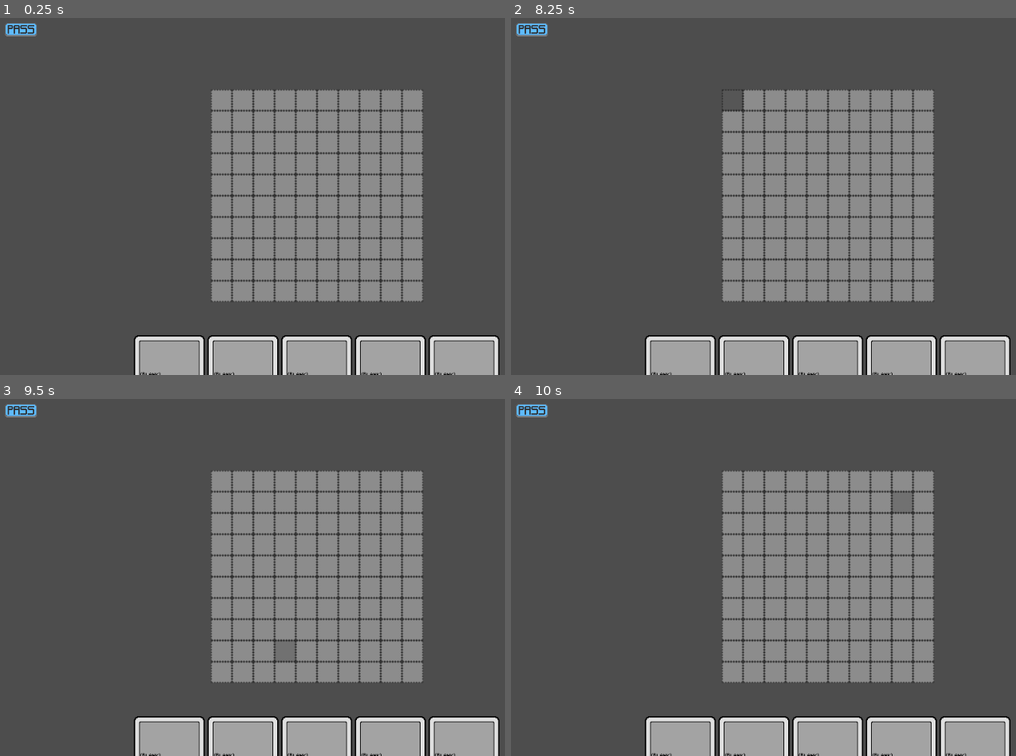
Above: before the commit, frames 1-4 (two rows, left to right).
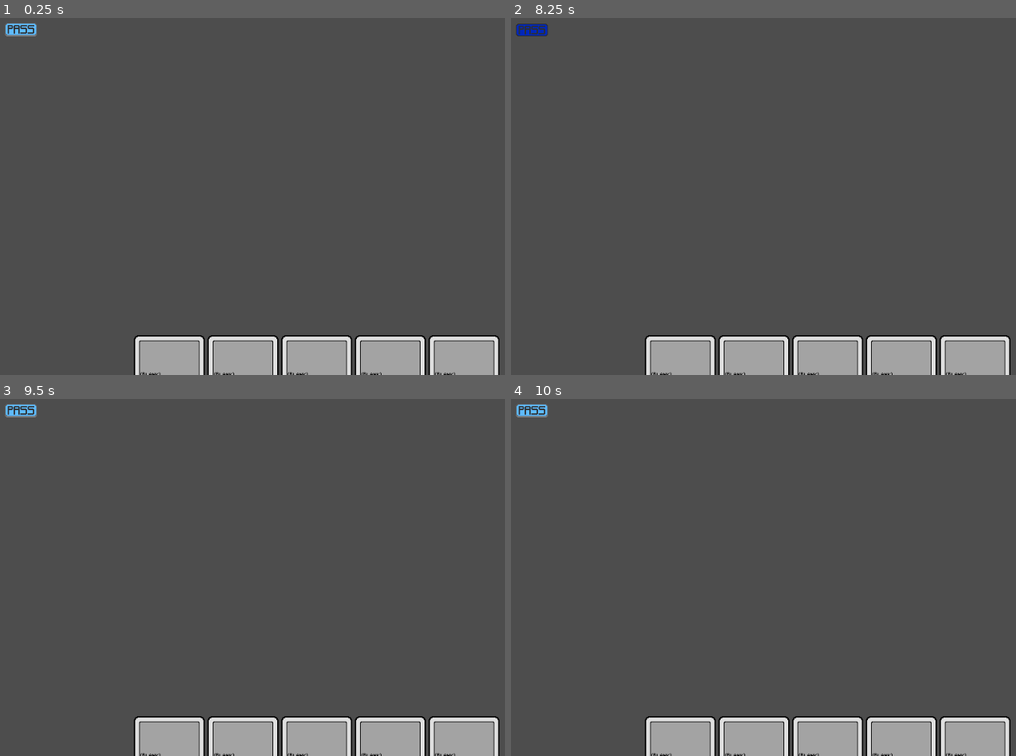
Above: after the commit, the same moments.

Repository: CattacoCattaco/strategy-deckbuilder-roguelike
Game: Godot game, scene res://tile_grid/tile_grid.tscn
Same seed, same stepped clock (60 frames per second), same inputs: the game is played once before the commit and once after it. This scene is started directly instead of the project's main scene.
Inputs (mouse positions are in pixels of both pictures, inside the frame that each line leads up to):
- Up to frame 1 (0.25 s): no input
- Up to frame 2 (8.25 s): click (531, 28) at 0.5 s; click (733, 100) at 1.27 s; tap Enter (do_event) at 2, 3.5, 5 s; move the mouse to (970, 178) at 2.02 s; hold D (right) 2.03-2.75 s; hold Enter (do_event) 2.03-2.75 s; click (970, 178) at 2.17 s; tap Space at 2.75, 4.25, 5.75 s; drag from (702, 214) to (793, 267) at 2.77 s; move the mouse to (889, 117) at 3.52 s; hold D (right) 3.53-4.25 s; tap Alt at 3.6, 6.6 s; drag from (793, 267) to (637, 142) at 4.27 s; move the mouse to (outside the picture) at 5.02 s; hold A (left) 5.03-5.75 s; hold Enter (do_event) 5.03-5.75 s; drag from (637, 142) to (733, 107) at 5.77 s; move the mouse to (859, 196) at 6.52 s; hold S (down) 6.53-7.25 s; click (859, 196) at 6.67 s; drag from (733, 107) to (702, 214) at 7.27 s; move the mouse to (970, 178) at 8.02 s; hold W (up) from 8.03 s (still down); hold Enter (do_event) from 8.03 s (still down)
- Up to frame 3 (9.5 s): release W (up) at 8.75 s; release Enter (do_event) at 8.75 s; drag from (191, 595) to (282, 648) at 8.77 s
- Up to frame 4 (10 s): move the mouse to (889, 498) at 9.52 s; hold S (down) from 9.53 s (still down); tap Alt at 9.6 s

The runs differ from the first frame. In frame 1, 22% of the frame differs, in the area x 41-84%, y 20-80%; in frame 2, 22%; in frame 3, 22%; in frame 4, 22%.
Error in both runs: Invalid access to property or key 'player_deck' on a base object of type 'Nil'. (res://card/deck/deck.gd:15)

Commit message:
Optional Targetting
You can now press enter to target nothing whenever your are prompted to select one or more targets

Diff:
--- a/project.godot
+++ b/project.godot
@@ -64,6 +64,11 @@
 , Object(InputEventKey,"resource_local_to_scene":false,"resource_name":"","device":-1,"window_id":0,"alt_pressed":false …(183 unchanged characters)…
 ]
 }
+skip_target={
+"deadzone": 0.2,
+"events": [Object(InputEventKey,"resource_local_to_scene":false,"resource_name":"","device":-1,"window_id":0,"alt_pressed":false,"shift_pressed":false,"ctrl_pressed":false,"meta_pressed":false,"pressed":false,"keycode":0,"physical_keycode":0,"key_label":4194309,"unicode":0,"location":0,"echo":false,"script":null)
+]
+}
 
 [rendering]
 
--- a/tile_grid/level_builder/level_builder.gd
+++ b/tile_grid/level_builder/level_builder.gd
@@ -26,15 +26,6 @@
 
 func place_objects() -> void:
 	var world_map: WorldMap = tile_grid.world_map
-
-	if world_map.levels_beat < 7:
-		density = ObjectDensity.DENSE
-	elif world_map.levels_beat < 16:
-		density = ObjectDensity.FEATUREFUL
-	elif world_map.levels_beat < 30:
-		density = ObjectDensity.MILD
-	else:
-		density = ObjectDensity.SPARSE
 
 	var tile_count: int = tile_grid.size.x * tile_grid.size.y
 
--- a/tile_grid/tile/tile_object/tile_object.gd
+++ b/tile_grid/tile/tile_object/tile_object.gd
@@ -72,6 +72,9 @@
 
 
 func move_to(new_pos: Vector2i) -> void:
+	if not tile_grid.has_tile(new_pos.x, new_pos.y):
+		return
+
 	if tile_grid.get_tile(new_pos.x, new_pos.y).object:
 		return
 
@@ -87,6 +90,9 @@
 
 
 func damage(target_pos: Vector2i, amount: int) -> void:
+	if not tile_grid.has_tile(target_pos.x, target_pos.y):
+		return
+
 	if not tile_grid.get_tile(target_pos.x, target_pos.y).object:
 		return
 
@@ -100,6 +106,9 @@
 
 
 func heal(target_pos: Vector2i, amount: int) -> void:
+	if not tile_grid.has_tile(target_pos.x, target_pos.y):
+		return
+
 	if not tile_grid.get_tile(target_pos.x, target_pos.y).object:
 		return
 
--- a/tile_grid/tile_grid.gd
+++ b/tile_grid/tile_grid.gd
@@ -24,6 +24,43 @@
 func _ready() -> void:
 	your_turn_label.hide()
 	lose_screen.hide()
+
+	if world_map.levels_beat < 2:
+		size = Vector2i(3, 3)
+		level_builder.density = LevelBuilder.ObjectDensity.SPARSE
+	elif world_map.levels_beat < 3:
+		size = Vector2i(5, 5)
+		level_builder.density = LevelBuilder.ObjectDensity.MILD
+	elif world_map.levels_beat < 5:
+		size = Vector2i(5, 5)
+		level_builder.density = LevelBuilder.ObjectDensity.SPARSE
+	elif world_map.levels_beat < 7:
+		size = Vector2i(7, 7)
+		level_builder.density = LevelBuilder.ObjectDensity.MILD
+	elif world_map.levels_beat < 11:
+		size = Vector2i(7, 7)
+		level_builder.density = LevelBuilder.ObjectDensity.SPARSE
+	elif world_map.levels_beat < 13:
+		size = Vector2i(11, 11)
+		level_builder.density = LevelBuilder.ObjectDensity.FEATUREFUL
+	elif world_map.levels_beat < 17:
+		size = Vector2i(11, 11)
+		level_builder.density = LevelBuilder.ObjectDensity.MILD
+	elif world_map.levels_beat < 19:
+		size = Vector2i(13, 13)
+		level_builder.density = LevelBuilder.ObjectDensity.DENSE
+	elif world_map.levels_beat < 23:
+		size = Vector2i(13, 13)
+		level_builder.density = LevelBuilder.ObjectDensity.FEATUREFUL
+	elif world_map.levels_beat < 29:
+		size = Vector2i(13, 13)
+		level_builder.density = LevelBuilder.ObjectDensity.MILD
+	elif world_map.levels_beat < 31:
+		size = Vector2i(17, 17)
+		level_builder.density = LevelBuilder.ObjectDensity.DENSE
+	else:
+		size = Vector2i(17, 17)
+		level_builder.density = LevelBuilder.ObjectDensity.MILD
 
 	var pixel_size: Vector2 = size * 32
 	var offset := -Vector2(pixel_size) / 2
@@ -60,6 +97,8 @@
 				camera.position /= 2
 				camera.scale = Vector2(1, 1)
 				scale = Vector2(1, 1)
+		elif event.is_action_pressed("skip_target"):
+			tile_targeted.emit(Vector2(-1, -1))
 
 
 func win() -> void:
